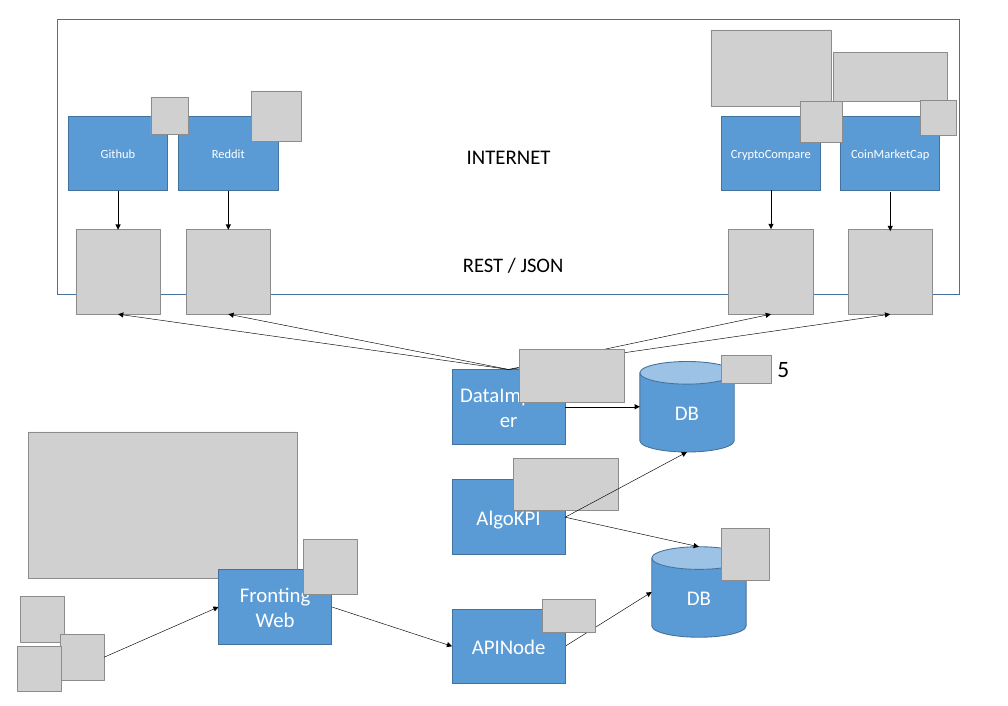
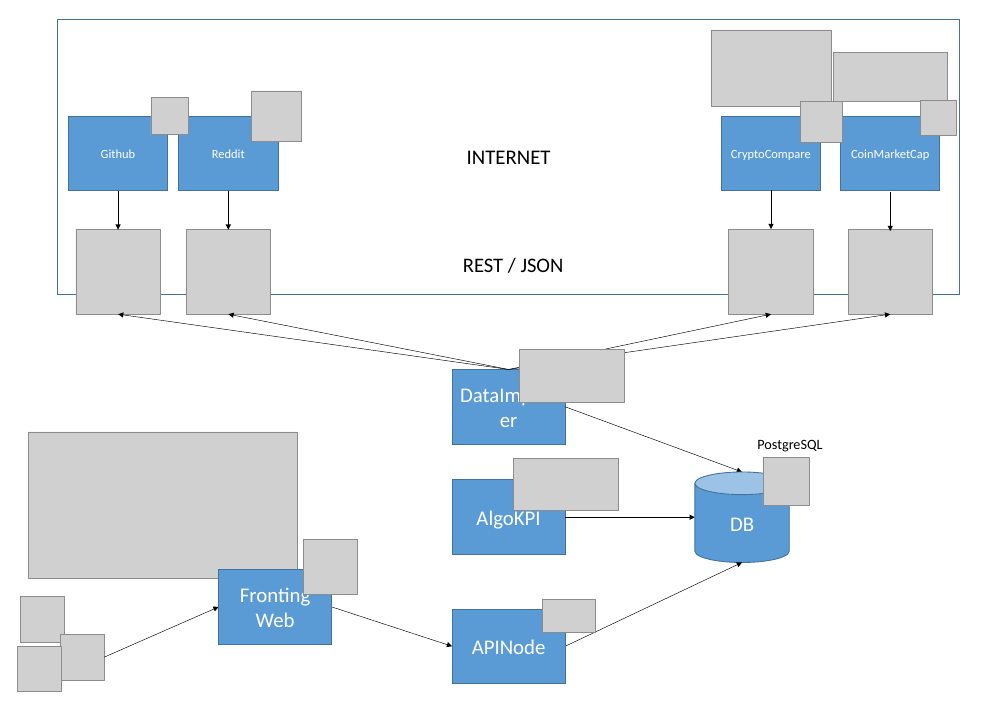
Before and after one commit to cysacenda/algocryptos, a slide deck: slide 1 of docs/architecture/Archi Algo Cryptos.pptx. Drawn at 1008x706 pixels with LibreOffice and Linux fonts; fonts in the diff are those of the drawing; grey boxes stand for pictures. Boxes give left, top, right and bottom in pixels: in the first picture for what was removed or moved away, otherwise in the second. Text is boxed around its words. In the diff, an @@ line names an element or a change of style, - is before the commit and + after.

Commit message:
Update DB : HDF5 + MongoDB => PostgreSQL

```diff
--- a/docs/architecture/Archi Algo Cryptos.pptx
+++ b/docs/architecture/Archi Algo Cryptos.pptx
@@ picture removed at [721,355,771,383] @@
@@ cylinder removed at [640,362,735,452] @@
-DB
@@ text removed at [777,362,789,377] @@
-5
@@ arrow moved from (565, 406) - (640, 406) to (565, 406) - (742, 472) @@
@@ text added at [757,439,822,452], 16 pt, text #000000 @@
+PostgreSQL
@@ cylinder "DB": place and size @@
-cylinder "DB" at [652,547,746,637]
+cylinder "DB" at [695,472,790,562]
@@ picture added at [763,457,810,505] @@
@@ arrow moved from (565, 517) - (687, 452) to (565, 517) - (695, 517) @@
@@ arrow removed from (565, 517) to (699, 547) @@
@@ picture removed at [721,528,769,580] @@
@@ arrow moved from (565, 646) - (652, 591) to (565, 646) - (742, 562) @@
```
Also in this commit, not shown: 1 other file.
